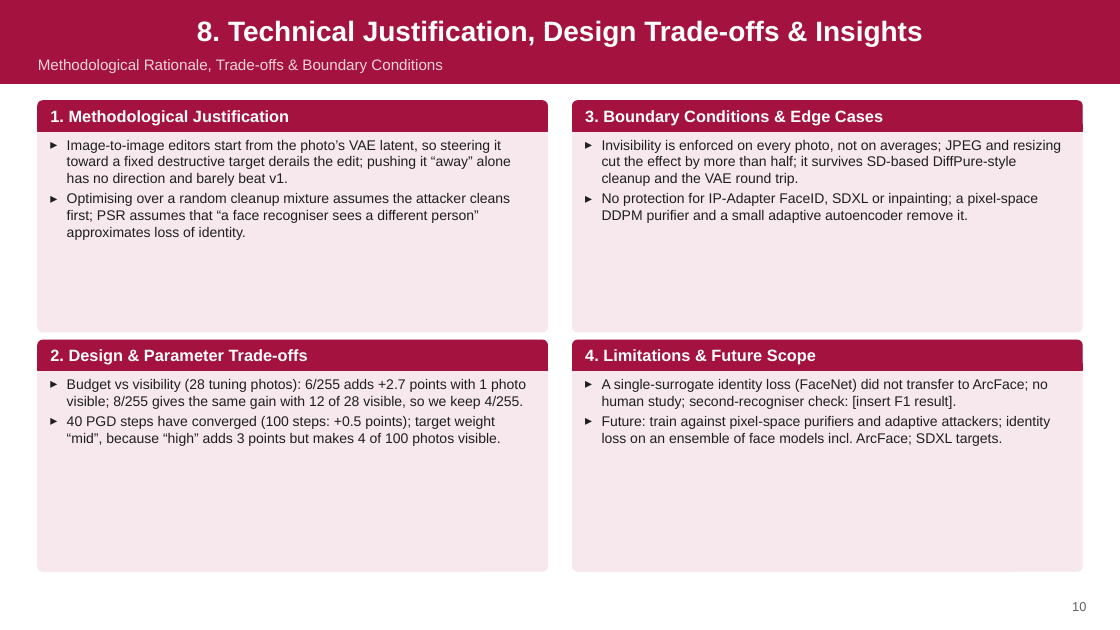
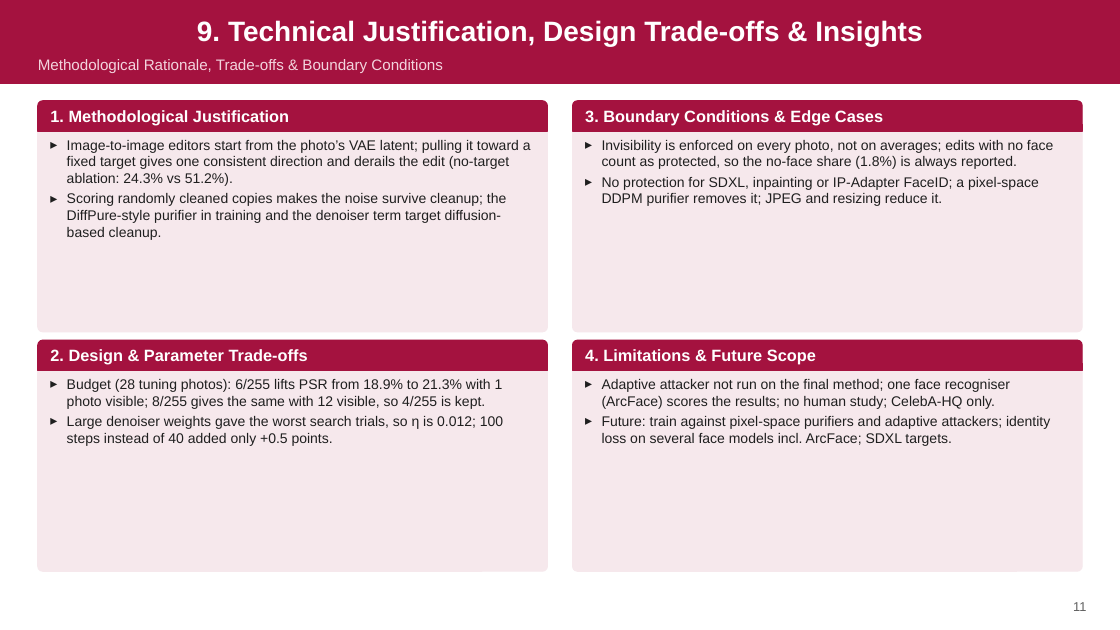
Before and after one commit to Project-DiffShield/DiffShield, a slide deck: slide 11 of reports/DiffShield_PhaseII_External_Review.pptx (slide 10 before the commit). Drawn at 1120x630 pixels with LibreOffice and Linux fonts; fonts in the diff are those of the drawing. Boxes give left, top, right and bottom in pixels: in the first picture for what was removed or moved away, otherwise in the second. Text is boxed around its words. In the diff, an @@ line names an element or a change of style, - is before the commit and + after.

Commit message:
Phase II deck rebuilt around the final method (trial 14): team details, guide, new objectives, methods-compared slide, trial 14 results and cleanup chart, deliverables slide with links

```diff
--- a/reports/DiffShield_PhaseII_External_Review.pptx
+++ b/reports/DiffShield_PhaseII_External_Review.pptx
@@ title at (197, 20, 922, 46): text changed @@
-8. Technical Justification, Design Trade-offs & Insights
+9. Technical Justification, Design Trade-offs & Insights
@@ text at (67, 140, 531, 240): text changed @@
-▸ Image-to-image editors start from the photo’s VAE latent, so steering it toward a fixed destructive target derails the edit; pushing it “away” alone has no direction and barely beat v1.
-▸ Optimising over a random cleanup mixture assumes the attacker cleans first; PSR assumes that “a face recogniser sees a different person” approximates loss of identity.
+▸ Image-to-image editors start from the photo’s VAE latent; pulling it toward a fixed target gives one consistent direction and derails the edit (no-target ablation: 24.3% vs 51.2%).
+▸ Scoring randomly cleaned copies makes the noise survive cleanup; the DiffPure-style purifier in training and the denoiser term target diffusion-based cleanup.
@@ text at (602, 140, 1053, 206): text changed @@
-▸ Invisibility is enforced on every photo, not on averages; JPEG and resizing cut the effect by more than half; it survives SD-based DiffPure-style cleanup and the VAE round trip.
-▸ No protection for IP-Adapter FaceID, SDXL or inpainting; a pixel-space DDPM purifier and a small adaptive autoencoder remove it.
+▸ Invisibility is enforced on every photo, not on averages; edits with no face count as protected, so the no-face share (1.8%) is always reported.
+▸ No protection for SDXL, inpainting or IP-Adapter FaceID; a pixel-space DDPM purifier removes it; JPEG and resizing reduce it.
@@ text at (67, 379, 503, 446): text changed @@
-▸ Budget vs visibility (28 tuning photos): 6/255 adds +2.7 points with 1 photo visible; 8/255 gives the same gain with 12 of 28 visible, so we keep 4/255.
-▸ 40 PGD steps have converged (100 steps: +0.5 points); target weight “mid”, because “high” adds 3 points but makes 4 of 100 photos visible.
+▸ Budget (28 tuning photos): 6/255 lifts PSR from 18.9% to 21.3% with 1 photo visible; 8/255 gives the same with 12 visible, so 4/255 is kept.
+▸ Large denoiser weights gave the worst search trials, so η is 0.012; 100 steps instead of 40 added only +0.5 points.
@@ text at (602, 379, 1050, 446): text changed @@
-▸ A single-surrogate identity loss (FaceNet) did not transfer to ArcFace; no human study; second-recogniser check: [insert F1 result].
-▸ Future: train against pixel-space purifiers and adaptive attackers; identity loss on an ensemble of face models incl. ArcFace; SDXL targets.
+▸ Adaptive attacker not run on the final method; one face recogniser (ArcFace) scores the results; no human study; CelebA-HQ only.
+▸ Future: train against pixel-space purifiers and adaptive attackers; identity loss on several face models incl. ArcFace; SDXL targets.
@@ page number at (1073, 602, 1086, 611): text changed @@
-10
+11
```
Also in this commit, not shown: 7 other slides changed, 3 slides added, 1 slide removed, 1 other file.
